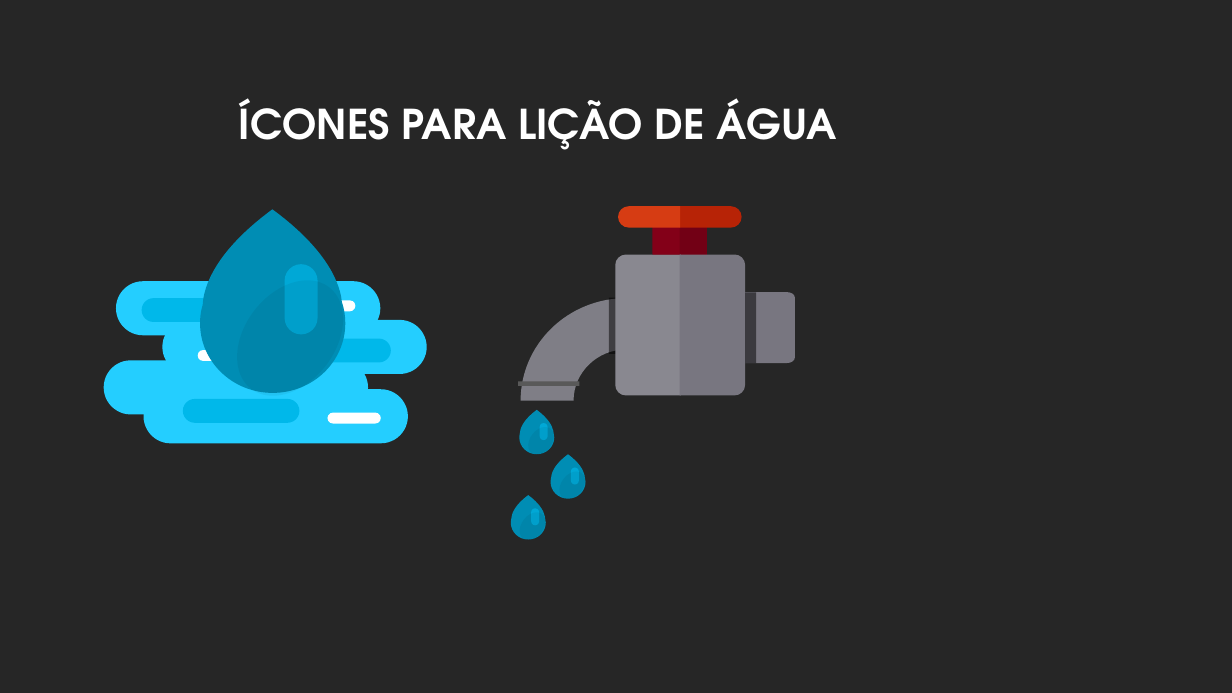
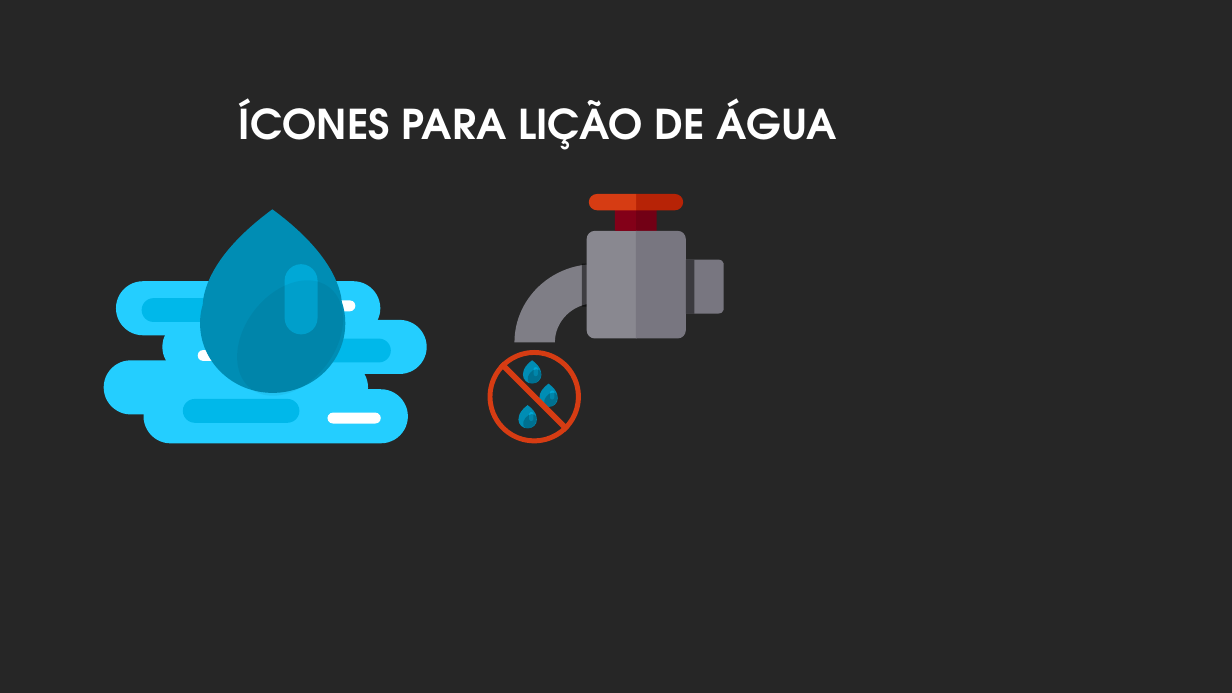
Before and after one commit to pedrogmo/projetopp2, a slide deck: slide 19 of slide/Apresentação1.pptx. Drawn at 1232x693 pixels with LibreOffice and Linux fonts; fonts in the diff are those of the drawing; background and template pictures are left out. Boxes give left, top, right and bottom in pixels: in the first picture for what was removed or moved away, otherwise in the second. Text is boxed around its words. In the diff, an @@ line names an element or a change of style, - is before the commit and + after.

```diff
--- a/slide/Apresentação1.pptx
+++ b/slide/Apresentação1.pptx
@@ freeform shape: place and size @@
-freeform shape at [618,206,680,227]
+freeform shape at [589,194,636,211]
@@ rectangle: place and size @@
-rectangle at [653,226,680,254]
+rectangle at [616,209,637,231]
@@ rectangle: place and size @@
-rectangle at [653,226,707,269]
+rectangle at [616,209,657,242]
@@ freeform shape: place and size @@
-freeform shape at [680,206,742,227]
+freeform shape at [636,194,683,211]
@@ freeform shape: place and size @@
-freeform shape at [616,254,681,396]
+freeform shape at [587,231,637,338]
@@ freeform shape: place and size @@
-freeform shape at [680,254,746,396]
+freeform shape at [636,231,686,338]
@@ freeform shape: place and size @@
-freeform shape at [520,299,627,401]
+freeform shape at [515,264,596,343]
@@ rectangle: place and size @@
-rectangle at [609,298,619,354]
+rectangle at [582,263,590,307]
@@ rectangle: place and size @@
-rectangle at [745,292,756,362]
+rectangle at [686,260,694,313]
@@ freeform shape: place and size @@
-freeform shape at [746,292,796,363]
+freeform shape at [686,260,724,314]
@@ donut added at [488,350,581,444], fill #D63C13 @@
@@ line added from (502, 364) to (567, 430), #D63C13 4.5 pt @@
@@ rectangle removed at [518,382,579,386] @@
@@ freeform shape: place and size @@
-freeform shape at [519,410,555,455]
+freeform shape at [523,360,542,384]
@@ ellipse: place and size @@
-ellipse at [523,422,560,460]
+ellipse at [525,367,544,387]
@@ rounded rectangle: place and size @@
-rounded rectangle at [540,423,548,440]
+rounded rectangle at [534,367,539,376]
@@ freeform shape: place and size @@
-freeform shape at [551,455,586,499]
+freeform shape at [540,384,558,407]
@@ freeform shape: place and size @@
-freeform shape at [511,495,546,540]
+freeform shape at [518,405,537,428]
@@ fill #000000 at 5% opacity to #000000 at 20% opacity in 3 elements at [525,367,544,387], [541,390,560,410], [520,411,539,431] @@
@@ ellipse: place and size @@
-ellipse at [514,508,551,546]
+ellipse at [520,411,539,431]
@@ rounded rectangle: place and size @@
-rounded rectangle at [531,508,540,525]
+rounded rectangle at [530,412,534,421]
@@ ellipse: place and size @@
-ellipse at [555,467,591,505]
+ellipse at [541,390,560,410]
@@ rounded rectangle: place and size @@
-rounded rectangle at [571,468,579,484]
+rounded rectangle at [550,391,555,400]
```
Also in this commit, not shown: 3 other slides changed, 7 other files.
